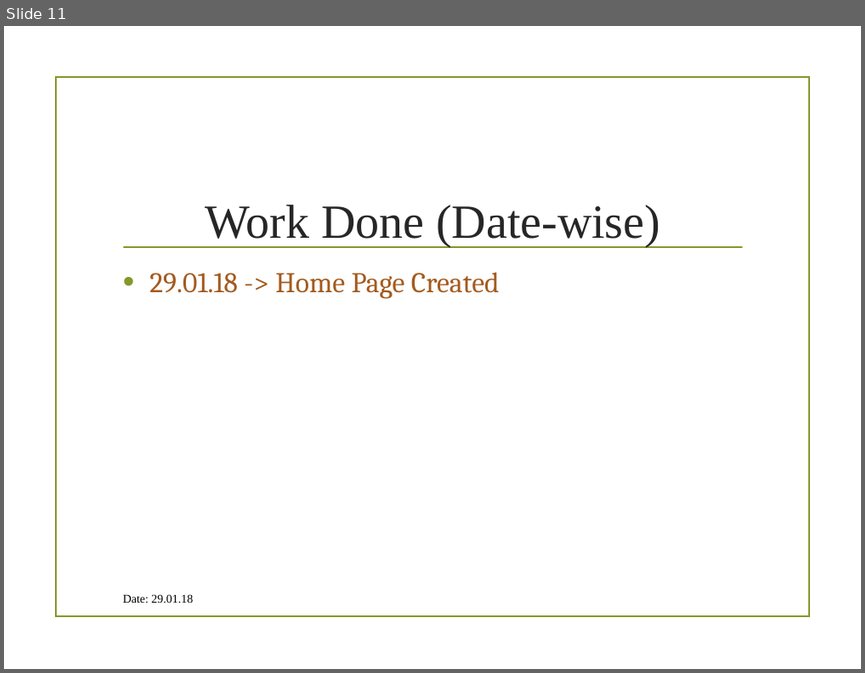
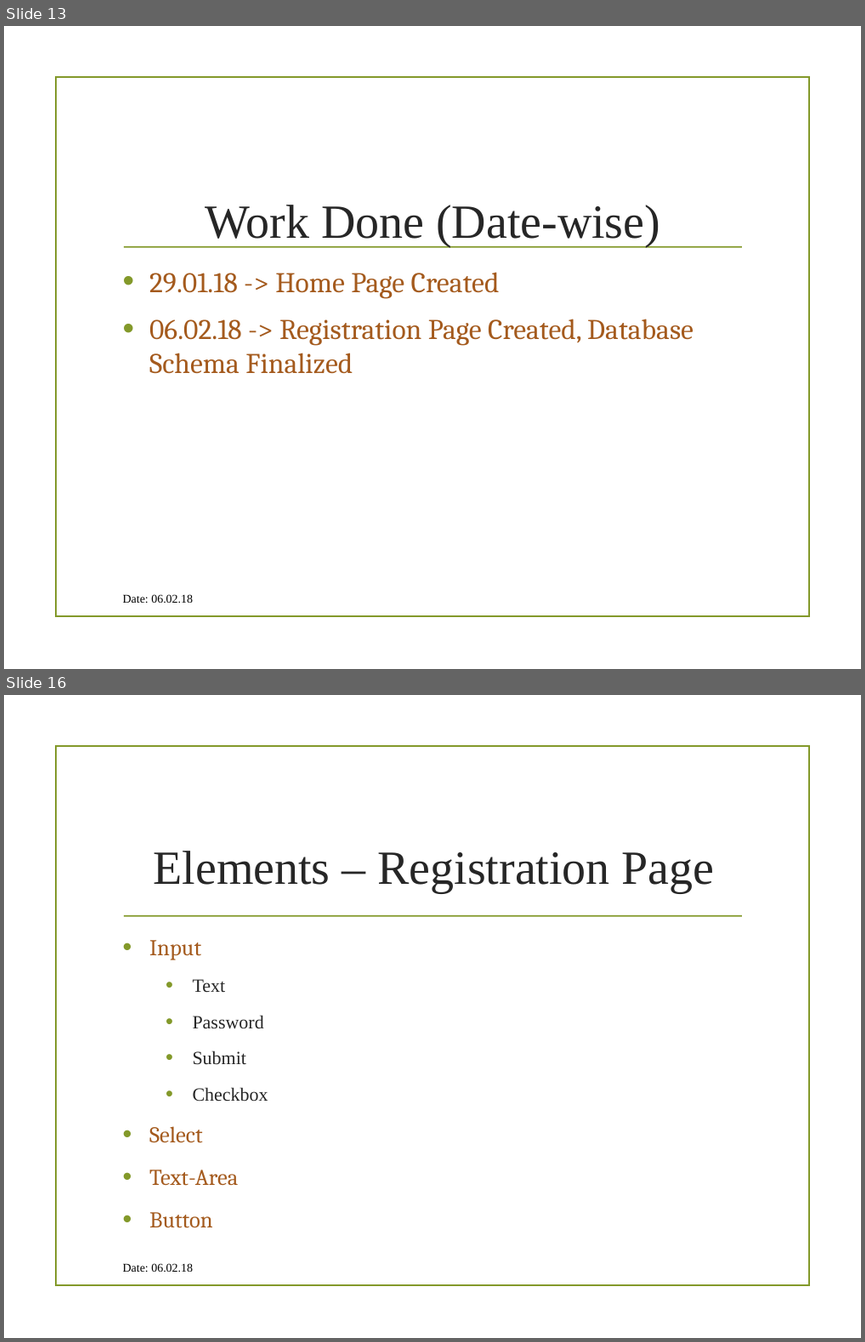
Before and after one commit to MehrotraSoham/Student-Information-System, a slide deck: Internet And Web Technology Lab IT-652.pptx. Shown one above the other, each under a label of ours: slide 11 before the commit, slides 13 and 16 after it; the slides between them are not shown. The pictures are 865x673 and 865x1342 pixels, drawn with LibreOffice and Linux fonts; fonts in the diff are those of the drawing; background and template pictures are left out. Boxes give left, top, right and bottom in pixels: in the first picture for what was removed or moved away, otherwise in the second. Text is boxed around its words. In the diff, an @@ line names an element or a change of style, - is before the commit and + after.

Commit message:
Registration Added -- Soham

```diff
--- a/Internet And Web Technology Lab IT-652.pptx
+++ b/Internet And Web Technology Lab IT-652.pptx
@@ slide 16 added at (4, 695, 861, 1338), background picture (left out); not listed: 2 template elements that a slide beside it also shows @@
@@ text added at (154, 851, 715, 893), 40 pt, text #262626 @@
+Elements – Registration Page
@@ text added at (149, 940, 268, 1228), 19 pt, text #A45A1D @@
+• Input
+  • Text
+  • Password
+  • Submit
+  • Checkbox
+• Select
+• Text-Area
+• Button
@@ text added at (123, 1263, 193, 1271), 10 pt, text #000000 @@
+Date: 06.02.18
@@ what was slide 11 is now slide 13 @@
@@ slide 13 changed as well @@
@@ text at (149, 318, 693, 374): paragraph added @@
+• 06.02.18 -> Registration Page Created, Database Schema Finalized
@@ text at (123, 594, 193, 602): text changed @@
-Date: 29.01.18
+Date: 06.02.18
```
Also in this commit, not shown: 10 other slides changed, 11 other slides added, 2 other files.
